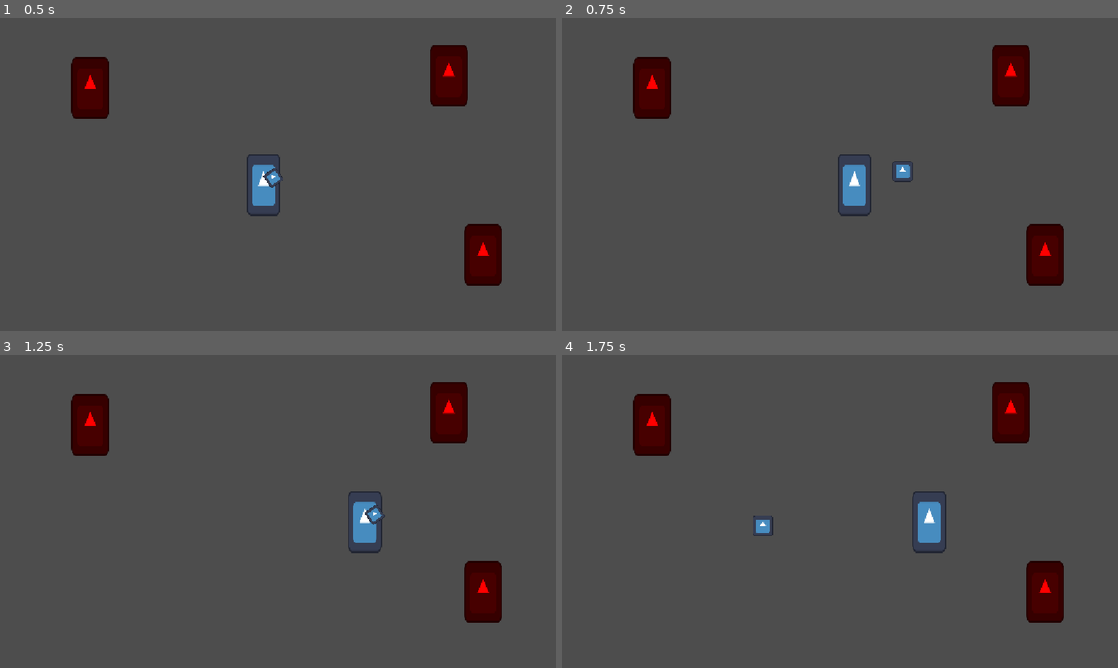
Above: before the commit, frames 1-4 (two rows, left to right).
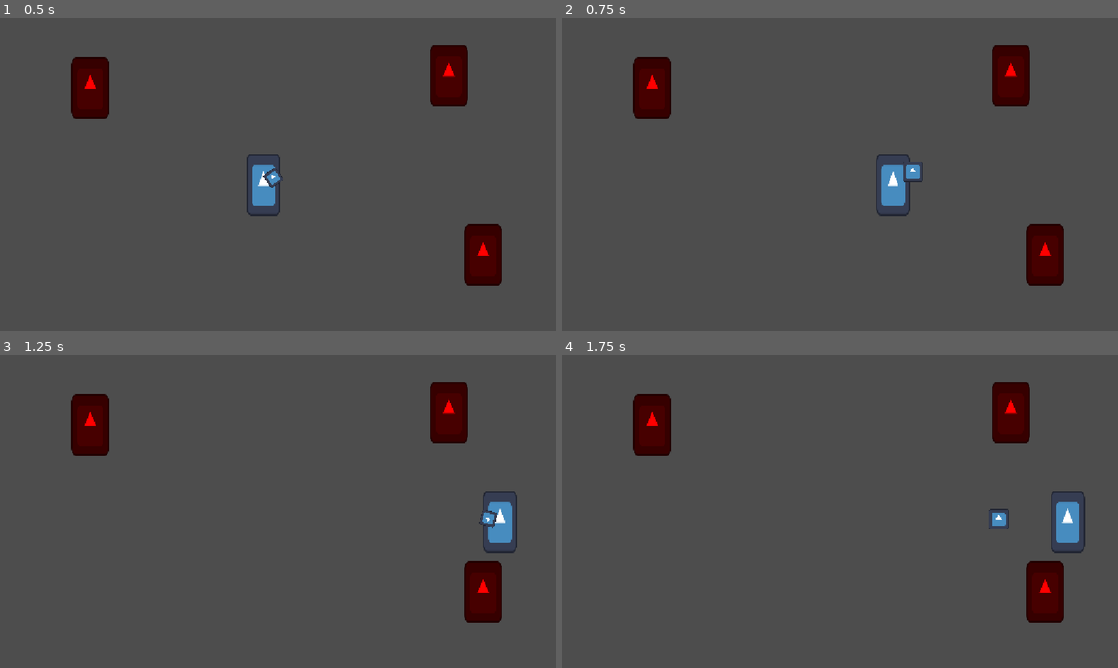
Above: after the commit, the same moments.

Repository: neilavesterinen/Haven-Bounce-Back-Shooter
Game: Godot game, scene res://test_scene.tscn
Two runs of this game, one before a commit and one after it. Both use one fixed random seed, a clock stepped at 60 frames per second and the inputs below. This scene is started directly instead of the project's main scene. The engine's default icon, where the game draws it, is replaced by a stand-in: a white triangle on a blue panel in a dark square.
Inputs (mouse positions are in pixels of both pictures, inside the frame that each line leads up to):
- Up to frame 1 (0.5 s): no input
- Up to frame 2 (0.75 s): tap Enter at 0.5 s; move the mouse to (962, 158) at 0.52 s; hold Right (ui_right) from 0.53 s (still down); click (962, 158) at 0.6 s
- Up to frame 3 (1.25 s): keep holding Right (ui_right)
- Up to frame 4 (1.75 s): release Right (ui_right) at 1.25 s; drag from (728, 527) to (812, 574) at 1.27 s

Frame 1 is identical in both runs. In frame 2, 1.5% of the frame differs, in the area x 49-65%, y 43-64%; in frame 3, 1.4%; in frame 4, 1.7%, in the area x 34-95%, y 43-64%.

Commit message:
Updated player and orb to be less/more buggy

Diff:
--- a/player/orb.gd
+++ b/player/orb.gd
@@ -29,14 +29,18 @@
 		target = player.global_position
 	else:
 		target = target_position
-	var velocity := Vector2(0.0, 0.0)
-	var direction: Vector2 = global_position.direction_to(target)
 
+	var direction: Vector2 = Vector2.from_angle(lerp_angle(global_position.direction_to(target).angle(), linear_velocity.angle() + PI, 0.3))
 	var distance := global_position.distance_to(target)
+	var force := Vector2(0.0, 0.0)
 	if direction:
-		velocity = direction * SPEED * distance * (1 + speed_increase_time * 100)
+		force = direction * SPEED * distance * (1 + speed_increase_time * 100)
 
-	apply_force(velocity)
+	if distance > 1000:
+		player.orb_count += 1
+		queue_free()
+
+	apply_force(force)
 
 	if (
 		global_position.x < target_position.x + 50
--- a/player/player.gd
+++ b/player/player.gd
@@ -1,9 +1,9 @@
 extends CharacterBody2D
 class_name Player
 
-const SPEED := 300.0
+@export var SPEED := 700.0
 
-@export_file("*.tscn") var __orb_file: String
+@export var orb_scene: PackedScene
 
 @export var weapon_node: Node2D
 
@@ -34,13 +34,12 @@
 
 	if Input.is_action_just_pressed("click") and orb_count:
 		orb_count -= 1
-		var orb_scene: PackedScene = load(__orb_file)
 
 		var orb_node: Orb = orb_scene.instantiate()
 
 		orb_node.player = self
 		orb_node.position = self.position
-		orb_node.target_position = Vector2(400,0).rotated(weapon_node.rotation) + self.position
+		orb_node.target_position = Vector2(300,0).rotated(weapon_node.rotation) + self.position
 		orb_node.apply_impulse(orb_node.global_position.direction_to(orb_node.target_position) * 1000)
 
 		get_tree().root.add_child(orb_node)
--- a/player/player.tscn
+++ b/player/player.tscn
@@ -2,6 +2,7 @@
 
 [ext_resource type="Texture2D" uid="uid://rr83vynoqgaw" path="res://icon.svg" id="1_4flbx"]
 [ext_resource type="Script" uid="uid://cut5vjywol6vb" path="res://player/player.gd" id="1_onrkg"]
+[ext_resource type="PackedScene" uid="uid://umirppnct2kf" path="res://player/orb.tscn" id="2_g1dw6"]
 
 [sub_resource type="RectangleShape2D" id="RectangleShape2D_onrkg"]
 size = Vector2(70, 130)
@@ -9,7 +10,7 @@
 [node name="Player" type="CharacterBody2D" unique_id=1329971783 node_paths=PackedStringArray("weapon_node") groups=["player"]]
 motion_mode = 1
 script = ExtResource("1_onrkg")
-__orb_file = "uid://umirppnct2kf"
+orb_scene = ExtResource("2_g1dw6")
 weapon_node = NodePath("Weapon")
 
 [node name="Sprite2D" type="Sprite2D" parent="." unique_id=1965854626]
